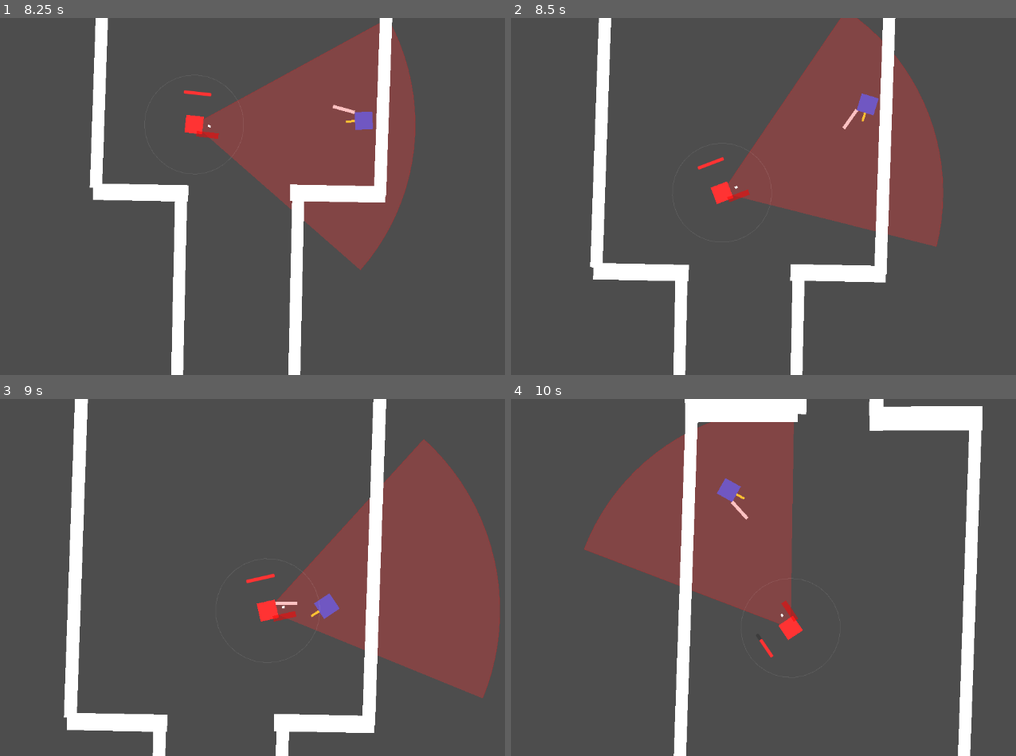
Above: before the commit, frames 1-4 (two rows, left to right).
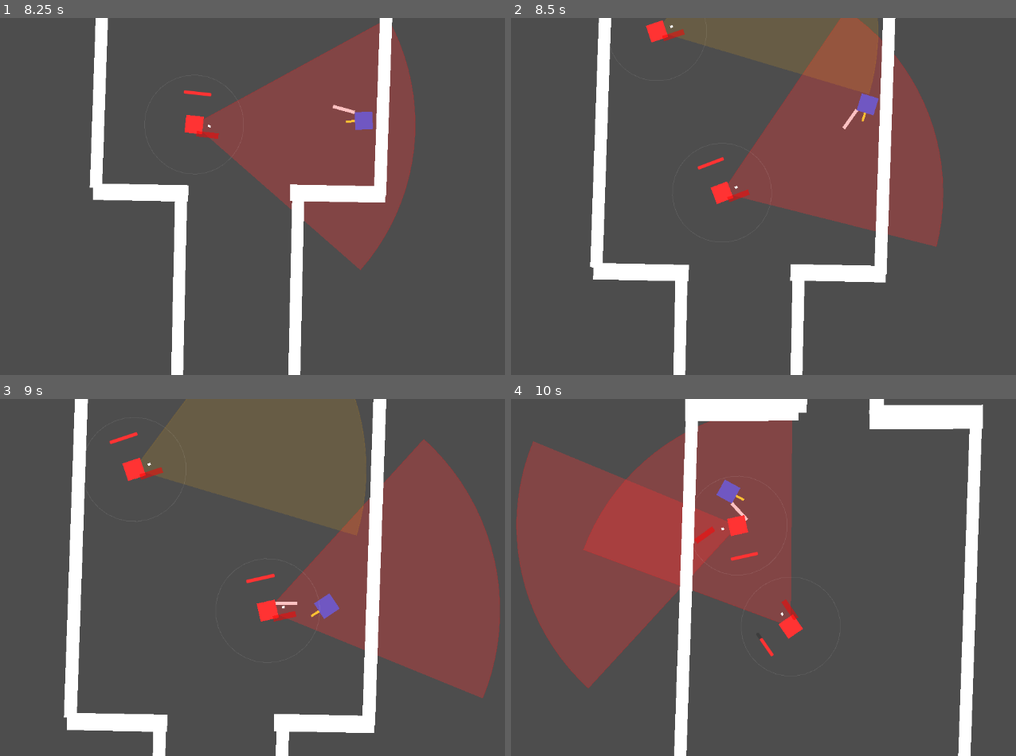
Above: after the commit, the same moments.

Repository: chimoochi/flash-fire
Game: Godot game, scene res://workspace.tscn
Same seed, same stepped clock (60 frames per second), same inputs: the game is played once before the commit and once after it.
Inputs (mouse positions are in pixels of both pictures, inside the frame that each line leads up to):
- Up to frame 1 (8.25 s): tap Enter at 0.5 s; move the mouse to (429, 178) at 0.52 s; hold D (MoveRight) 0.53-1.28 s; tap Shift (Dash) every 1.5 s from 0.6 to 8.1 s; move the mouse to (161, 214) at 1.27 s; hold S (MoveDown) 1.28-2.03 s; tap Space (shoot) every 1.5 s from 1.35 to 7.35 s; move the mouse to (353, 117) at 2.02 s; hold D (MoveRight) 2.03-2.78 s; move the mouse to (257, 267) at 2.77 s; hold W (MoveUp) 2.78-3.53 s; move the mouse to (479, 250) at 3.52 s; hold A (MoveLeft) 3.53-5.03 s; move the mouse to (95, 142) at 4.27 s; move the mouse to (318, 196) at 5.02 s; hold S (MoveDown) 5.03-5.78 s; move the mouse to (191, 107) at 5.77 s; hold D (MoveRight) 5.78-6.53 s; move the mouse to (429, 178) at 6.52 s; hold W (MoveUp) 6.53-7.28 s; move the mouse to (161, 214) at 7.27 s; hold D (MoveRight) 7.28-8.03 s; move the mouse to (353, 117) at 8.02 s; hold S (MoveDown) from 8.03 s (still down)
- Up to frame 2 (8.5 s): keep holding S (MoveDown)
- Up to frame 3 (9 s): move the mouse to (257, 648) at 8.77 s; release S (MoveDown) at 8.78 s; hold A (MoveLeft) from 8.78 s (still down); tap Space (shoot) at 8.85 s
- Up to frame 4 (10 s): move the mouse to (990, 631) at 9.52 s; release A (MoveLeft) at 9.53 s; hold W (MoveUp) from 9.53 s (still down); tap Shift (Dash) at 9.6 s

Frame 1 is identical in both runs. In frame 2, 3.6% of the frame differs, in the area x 26-73%, y 0-21%; in frame 3, 12%; in frame 4, 17%, in the area x 0-94%, y 0-100%.

Commit message:
collision between enemies

Diff:
--- a/GodotGame/enemy/enemy bad.gd
+++ b/GodotGame/enemy/enemy bad.gd
@@ -13,6 +13,7 @@
 const PUSH_DECAY := 2000.0
 const MAX_PUSH_VELOCITY := 800.0
 const STOPPING_DISTANCE := 50.0
+const ENEMY_PUSH_FORCE := 3000.0
 
 enum State {IDLE, CHASING, SUSPICIOUS}
 
@@ -79,7 +80,24 @@
 	if push_velocity.length() > MAX_PUSH_VELOCITY:
 		push_velocity = push_velocity.limit_length(MAX_PUSH_VELOCITY)
 
+func _handle_soft_collision(delta: float) -> void:
+	var space_state = get_world_2d().direct_space_state
+	var query = PhysicsShapeQueryParameters2D.new()
+	query.shape = $CollisionShape2D.shape
+	query.transform = global_transform
+	query.collision_mask = 4
+	query.exclude = [self.get_rid()]
+
+	var result = space_state.intersect_shape(query)
+	for data in result:
+		var collider = data["collider"]
+
+		if collider.is_in_group("Enemy") and collider.has_method("push"):
+			var push_dir = (collider.global_position - global_position).normalized()
+			collider.push(push_dir * ENEMY_PUSH_FORCE * delta)
+
 func _physics_process(delta: float) -> void:
+	_handle_soft_collision(delta)
 	push_velocity = push_velocity.move_toward(Vector2.ZERO, PUSH_DECAY * delta)
 
 	if not is_instance_valid(target):
--- a/GodotGame/workspace.tscn
+++ b/GodotGame/workspace.tscn
@@ -11,6 +11,10 @@
 
 [node name="Enemy bad" parent="." instance=ExtResource("3_enemy")]
 position = Vector2(-14.999985, -472)
+rotation = 5.962261
+
+[node name="Enemy bad2" parent="." instance=ExtResource("3_enemy")]
+position = Vector2(-14.000008, -771)
 rotation = 5.962261
 
 [node name="Camera2D" type="Camera2D" parent="."]
